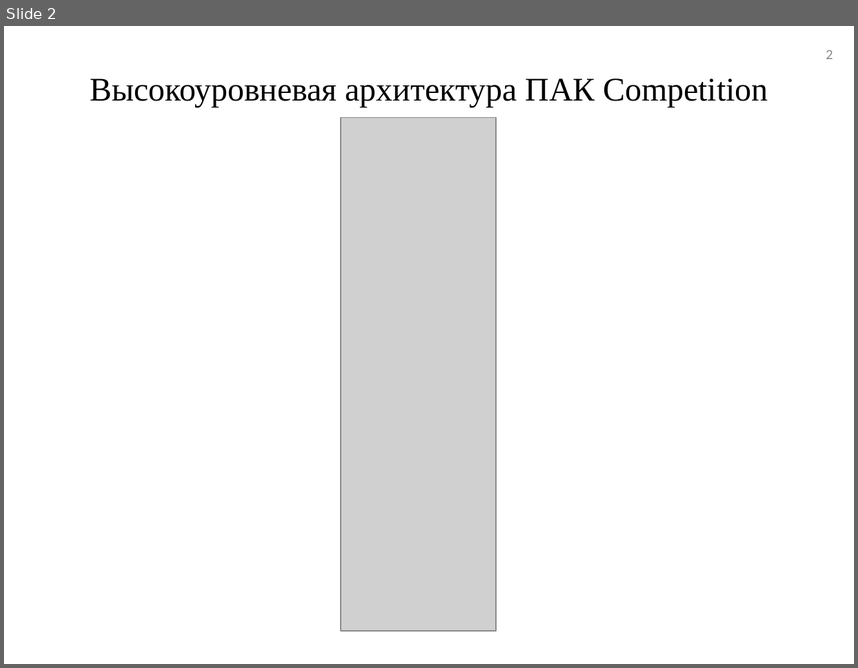
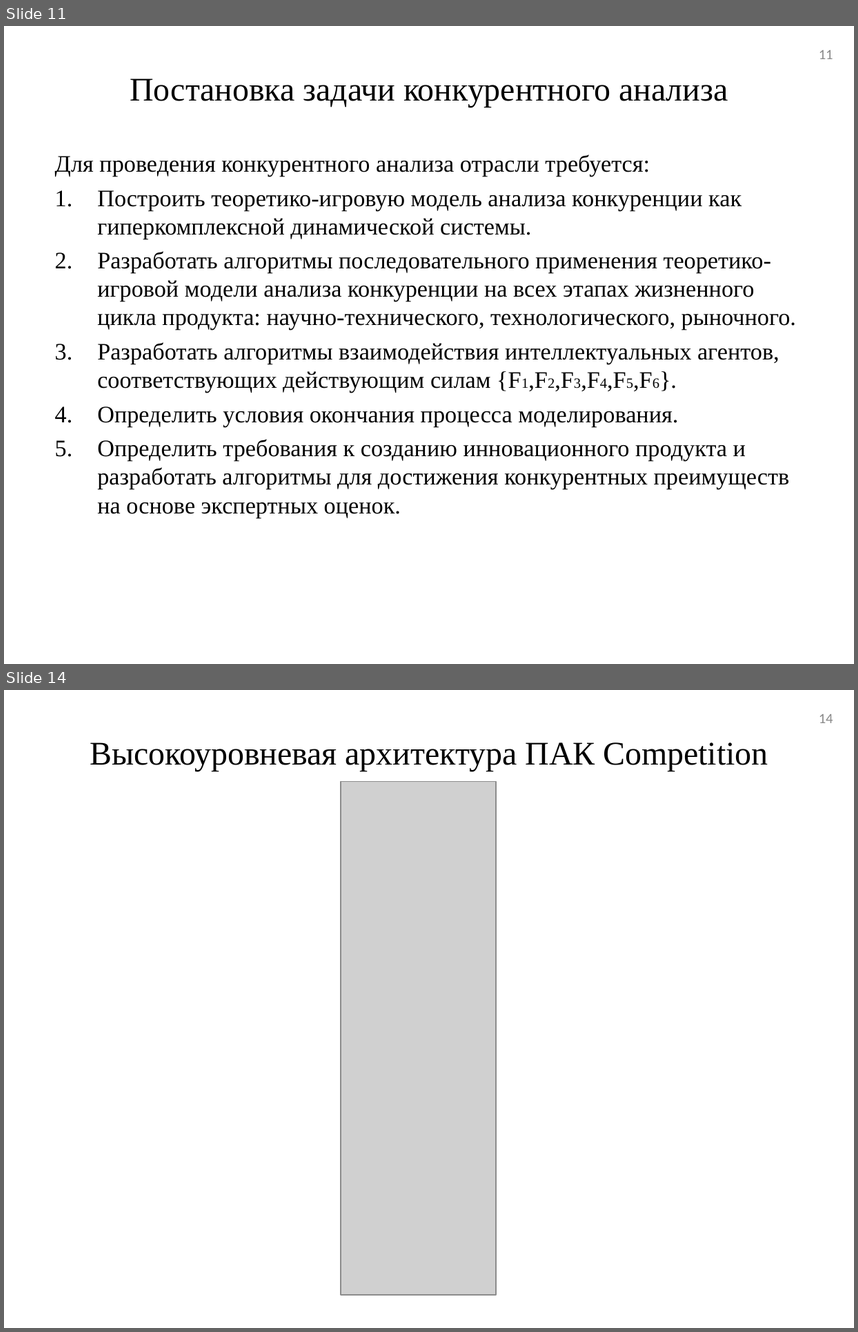
Before and after one commit to tehdoorsareopen/science, a slide deck: Предзащита/Презентация/Презентация_v01.ppt. Shown one above the other, each under a label of ours: slide 2 before the commit, slides 11 and 14 after it; the slides between them are not shown. The pictures are 858x668 and 858x1332 pixels, drawn with LibreOffice and Linux fonts; fonts in the diff are those of the drawing; grey boxes stand for pictures. Boxes give left, top, right and bottom in pixels: in the first picture for what was removed or moved away, otherwise in the second. Text is boxed around its words. In the diff, an @@ line names an element or a change of style, - is before the commit and + after.

```diff
--- a/Предзащита/Презентация/Презентация_v01.ppt
+++ b/Предзащита/Презентация/Презентация_v01.ppt
@@ slide 11 added at bbox=[4, 26, 854, 664], background #FFFFFF @@
@@ page number added at bbox=[819, 50, 833, 59], 12 pt, text #898989 @@
+11
@@ title added at bbox=[130, 78, 728, 107], 28 pt, text #000000 @@
+Постановка задачи конкурентного анализа
@@ text added at bbox=[55, 154, 796, 518], 20 pt, text #000000 @@
+Для проведения конкурентного анализа отрасли требуется:
+1. Построить теоретико-игровую модель анализа конкуренции как гиперкомплексной динамической системы.
+2. Разработать алгоритмы последовательного применения теоретико-игровой модели анализа конкуренции на всех этапах жизненного цикла продукта: научно-технического, технологического, рыночного.
+3. Разработать алгоритмы взаимодействия интеллектуальных агентов, соответствующих действующим силам {F1,F2,F3,F4,F5,F6}.
+4. Определить условия окончания процесса моделирования.
+5. Определить требования к созданию инновационного продукта и разработать алгоритмы для достижения конкурентных преимуществ на основе экспертных оценок.
@@ what was slide 2 is now slide 14 @@
@@ page number at bbox=[819, 714, 833, 723]: text changed @@
-2
+14
```
Also in this commit, not shown: 1 slide changed, 11 other slides added, 3 other files.
